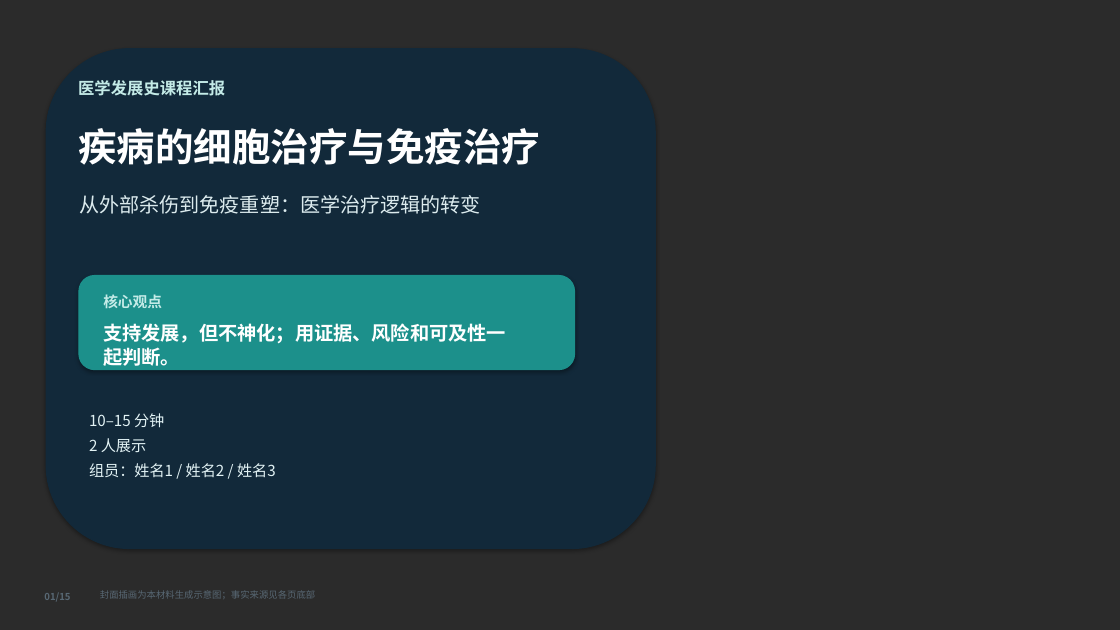
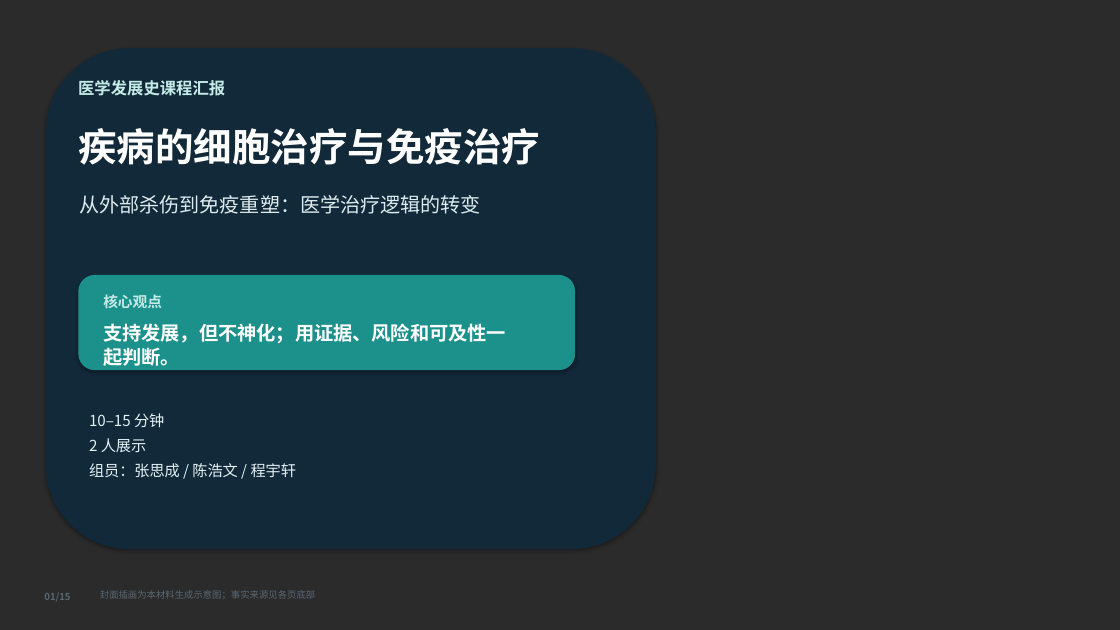
Before and after one commit to zdjc445/26Spring, a slide deck: slide 1 of 细胞治疗与免疫治疗/疾病的细胞治疗与免疫治疗.pptx. Drawn at 1120x630 pixels with LibreOffice and Linux fonts; fonts in the diff are those of the drawing; background and template pictures are left out; a plain dark background stands for a picture behind light text. Boxes give left, top, right and bottom in pixels: in the first picture for what was removed or moved away, otherwise in the second. Text is boxed around its words. In the diff, an @@ line names an element or a change of style, - is before the commit and + after.

Commit message:
填写医学史汇报组员信息

```diff
--- a/细胞治疗与免疫治疗/疾病的细胞治疗与免疫治疗.pptx
+++ b/细胞治疗与免疫治疗/疾病的细胞治疗与免疫治疗.pptx
@@ text at <box>89,463,296,478</box>: text changed @@
-组员：姓名1 / 姓名2 / 姓名3
+组员：张思成 / 陈浩文 / 程宇轩
```
Also in this commit, not shown: 5 other files.
